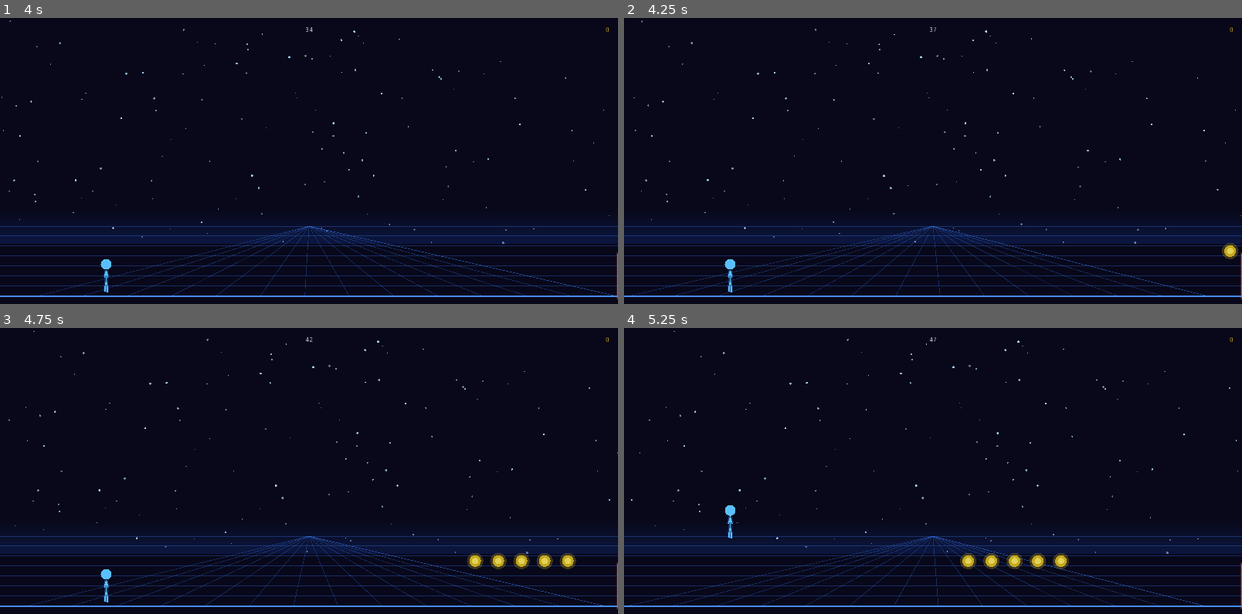
Above: before the commit, frames 1-4 (two rows, left to right).
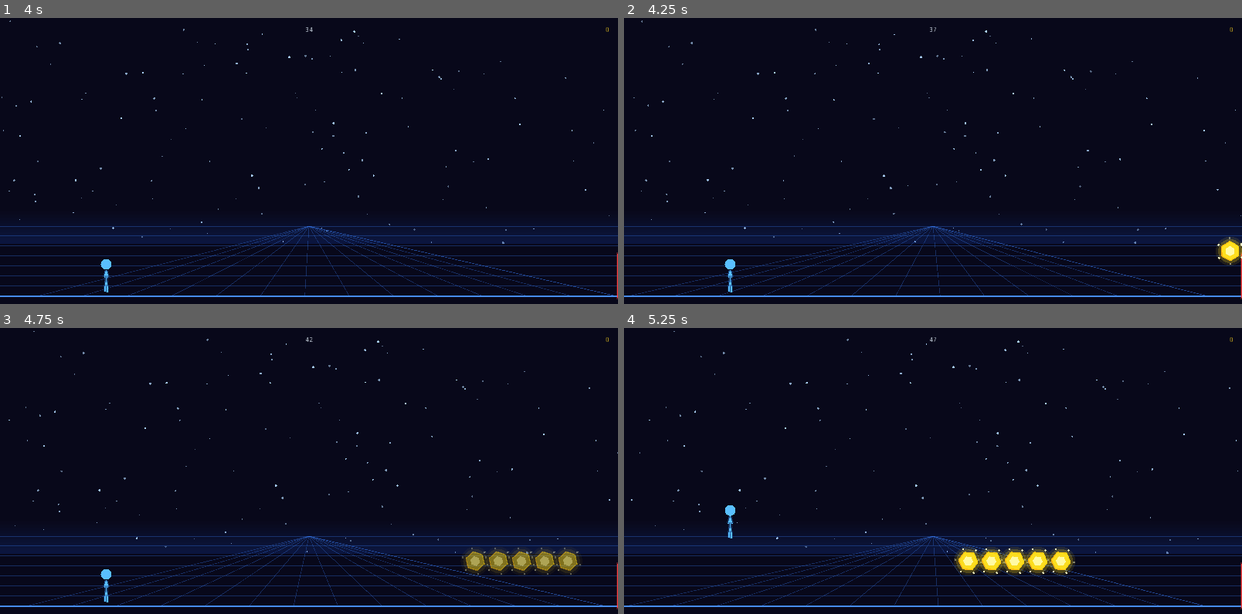
Above: after the commit, the same moments.

Repository: Charles2339/Gone-Game
Game: Godot game, scene res://scenes/Main.tscn
The game is run twice, just before and just after one commit, with the same random seed, the same clock (stepped at 60 frames per second) and the same inputs.
Inputs (mouse positions are in pixels of both pictures, inside the frame that each line leads up to):
- Up to frame 1 (4 s): tap Enter at 0.5, 0.6, 1.35, 2.1, 2.85, 3.6 s; move the mouse to (444, 175) at 0.52 s; hold Up 0.53-2.03 s; click (444, 175) at 0.67 s; tap Space at 0.77, 1.52, 3.02, 3.77 s; move the mouse to (185, 209) at 1.27 s; move the mouse to (370, 115) at 2.02 s; hold Down 2.03-2.78 s; move the mouse to (278, 261) at 2.77 s; hold Up from 2.78 s (still down); click (278, 261) at 2.92 s; move the mouse to (494, 243) at 3.52 s
- Up to frame 2 (4.25 s): keep holding Up
- Up to frame 3 (4.75 s): move the mouse to (123, 448) at 4.27 s; release Up at 4.28 s; hold Down from 4.28 s (still down); tap Enter at 4.35 s; tap Space at 4.52 s
- Up to frame 4 (5.25 s): move the mouse to (963, 502) at 5.02 s; release Down at 5.03 s; hold Up from 5.03 s (still down); tap Enter at 5.1 s; click (963, 502) at 5.17 s

Frame 1 is identical in both runs. In frame 2, 0.3% of the frame differs, in the area x 96-100%, y 76-87%; in frame 3, 1.3%; in frame 4, 1.3%, in the area x 53-73%, y 77-86%.

Commit message:
gameplay overhaul: physics death, stickman anims, ragdoll, parallax city, big coins, bg fix

Diff:
--- a/scripts/Coin.gd
+++ b/scripts/Coin.gd
@@ -1,34 +1,86 @@
 extends Area2D
 class_name Coin
 
+signal coin_collected
+
 var speed     : float = 0.0
-var radius    : float = 12.0
 var anim_t    : float = 0.0
 var collected : bool  = false
+var fly_t     : float = -1.0
 
-signal coin_collected
+const RADIUS : float = 20.0
+const SIDES  : int   = 6
 
 func setup(p_speed: float):
 	speed = p_speed
 
-func _physics_process(delta):
+func _process(delta):
+	anim_t += delta
+
+	if fly_t >= 0.0:
+		fly_t += delta
+		position.y -= 130.0 * delta
+		modulate.a  = max(0.0, 1.0 - fly_t * 3.5)
+		if fly_t > 0.38:
+			queue_free()
+		update()
+		return
+
 	position.x -= speed * delta
-	anim_t += delta
-	if position.x < -200:
+	if position.x < -220:
 		queue_free()
+	update()
 
 func _on_Coin_body_entered(body):
 	if collected: return
 	if body is Player:
 		collected = true
+		fly_t = 0.0
+		$CollisionShape2D.set_deferred("disabled", true)
 		emit_signal("coin_collected")
-		queue_free()
 
 func _draw():
-	var pulse = 0.7 + 0.3 * sin(anim_t * 5.0)
-	var c = Color(1.0, 0.85, 0.1, pulse)
-	var gc = Color(1.0, 0.85, 0.1, pulse * 0.3)
-	draw_circle(Vector2.ZERO, radius + 5, gc)
-	draw_circle(Vector2.ZERO, radius, c)
-	draw_circle(Vector2.ZERO, radius * 0.55, Color(1, 1, 0.6, pulse * 0.7))
-	update()
+	var pulse = 0.70 + 0.30 * sin(anim_t * 6.5)
+	var spin  = anim_t * 3.8
+
+	var c  = Color(1.00, 0.88, 0.12, pulse)
+	var gc = Color(1.00, 0.88, 0.12, pulse * 0.22)
+	var lc = Color(1.00, 1.00, 0.72, pulse * 0.88)
+	var rc = Color(1.00, 0.70, 0.05, pulse * 0.75)
+
+	# Outer glow rings
+	draw_circle(Vector2.ZERO, RADIUS + 10, Color(gc.r, gc.g, gc.b, gc.a * 0.45))
+	draw_circle(Vector2.ZERO, RADIUS + 5,  gc)
+
+	# Body — hexagon
+	var pts = PoolVector2Array()
+	for i in range(SIDES):
+		var angle = spin + float(i) / float(SIDES) * TAU - PI * 0.5
+		pts.append(Vector2(cos(angle) * RADIUS, sin(angle) * RADIUS))
+	draw_colored_polygon(pts, c)
+
+	# Rim shading
+	for i in range(SIDES):
+		var a1 = spin + float(i)     / float(SIDES) * TAU - PI * 0.5
+		var a2 = spin + float(i + 1) / float(SIDES) * TAU - PI * 0.5
+		var shade = 0.5 + 0.5 * cos(a1 + PI * 0.25)
+		draw_line(
+			Vector2(cos(a1) * RADIUS, sin(a1) * RADIUS),
+			Vector2(cos(a2) * RADIUS, sin(a2) * RADIUS),
+			Color(rc.r + shade * 0.25, rc.g + shade * 0.15, rc.b, pulse),
+			2.2
+		)
+
+	# Inner highlight hexagon
+	var ipts = PoolVector2Array()
+	for i in range(SIDES):
+		var angle = spin + float(i) / float(SIDES) * TAU - PI * 0.5
+		ipts.append(Vector2(cos(angle) * RADIUS * 0.52, sin(angle) * RADIUS * 0.52))
+	draw_colored_polygon(ipts, lc)
+
+	# Sparkle dots at corners (rotating)
+	for i in range(SIDES):
+		var angle = spin + float(i) / float(SIDES) * TAU - PI * 0.5
+		var spos  = Vector2(cos(angle) * (RADIUS + 7), sin(angle) * (RADIUS + 7))
+		var sa    = 0.4 + 0.6 * abs(sin(anim_t * 5.0 + float(i)))
+		draw_circle(spos, 2.0, Color(1, 1, 0.8, sa * pulse))
